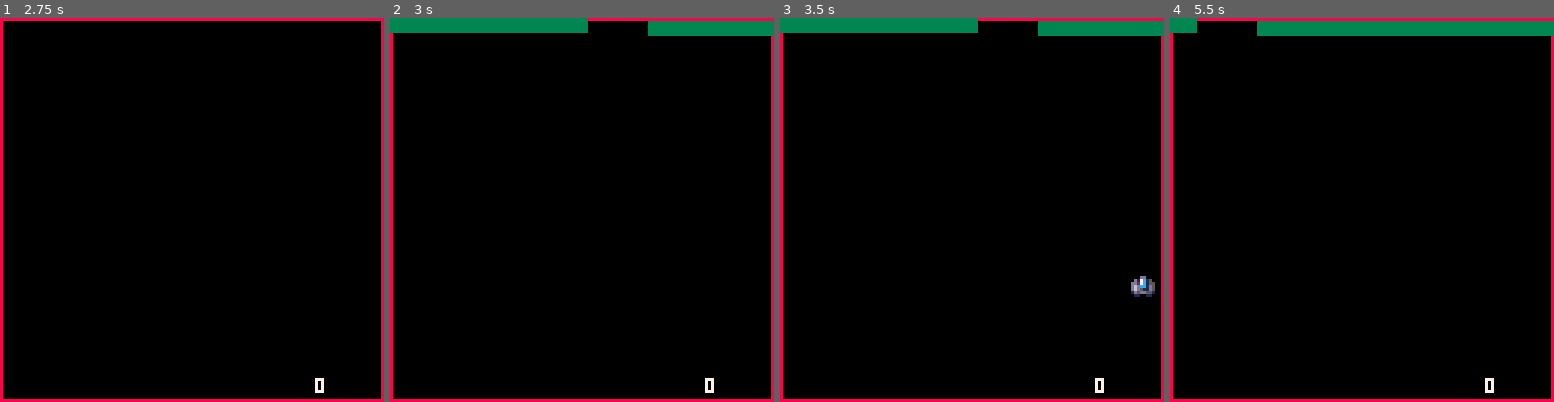
Above: before the commit, frames 1-4 (left to right).
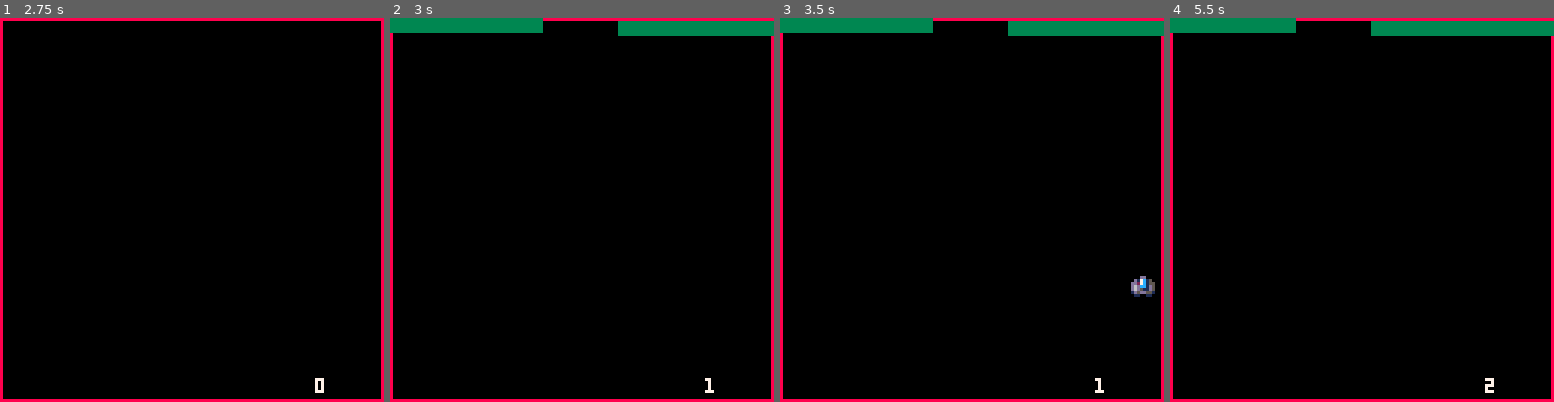
Above: after the commit, the same moments.

Repository: shen-sat/pilot
Game: PICO-8 cartridge pilot.p8
Same seed, same stepped clock (60 frames per second), same inputs: the game is played once before the commit and once after it.
Inputs:
- Up to frame 1 (2.75 s): hold Right 1.6-2.1 s; hold Up 2.15-2.42 s; hold Right from 2.47 s (still down)
- Up to frame 2 (3 s): keep holding Right
- Up to frame 3 (3.5 s): release Right at 3.03 s; hold Left from 3.08 s (still down)
- Up to frame 4 (5.5 s): release Left at 3.58 s; hold Down 3.63-3.97 s; hold Right 4.02-4.68 s; hold Up 4.73-5.03 s; hold Left from 5.08 s (still down)

Frame 1 is identical in both runs. In frame 2, 0.8% of the frame differs, in the area x 39-85%, y 0-97%; in frame 3, 0.8%; in frame 4, 1.6%, in the area x 7-85%, y 0-97%.

Commit message:
Get barriers to increase level by 3 at a time

Diff:
--- a/pilot.p8
+++ b/pilot.p8
@@ -15,7 +15,7 @@
  barrier_time_modifier = 2.5
  barrier_time_pause = 1
  barrier_counter = 0
- wall_gap = 20
+ wall_gap = 25
  wall_size_modifier = 0
  difficulty = 0
 end
@@ -29,14 +29,12 @@
  bang = false
 
  stage_one()
- reset_stage()
 
  for wall in all(walls) do
   if time() > wall.start then
    wall.y += 3
    if wall.y > 138 then
     del(walls, wall)
-    barrier_counter += 0.5
    end
    wall_collision(player, wall)
   end
@@ -47,12 +45,14 @@
   wall_size_modifier += 5
   barrier_time_modifier = barrier_time_modifier * 0.85
  end
+
+ reset_stage()
 end
 --------------------------------------------------------------------------draw
 function _draw()
 	cls()
  rect(0,0,127,127,8) --border
- print(difficulty, 105, 120, 7)
+ print(barrier_counter, 105, 120, 7)
 
  spr(player.sprite,player.x,player.y)
 
@@ -63,8 +63,8 @@
 --------------------------------------------------------------------------other
 
 function create_barrier()
-
- wall_one_width = flr(rnd(128 - wall_gap - wall_size_modifier)) + wall_size_modifier
+ barrier_counter += 1
+ wall_one_width = flr(rnd(128 - wall_gap))
  wall_two_x = wall_one_width + wall_gap
  wall_two_width = 128-wall_two_x
 
@@ -124,7 +124,6 @@
  if difficulty > 5 then
   barrier_time = time() + 3
   barrier_time_modifier = 2.5
-  barrier_counter = 0
   wall_size_modifier = 0
   barrier_counter = 0
   difficulty = 0
